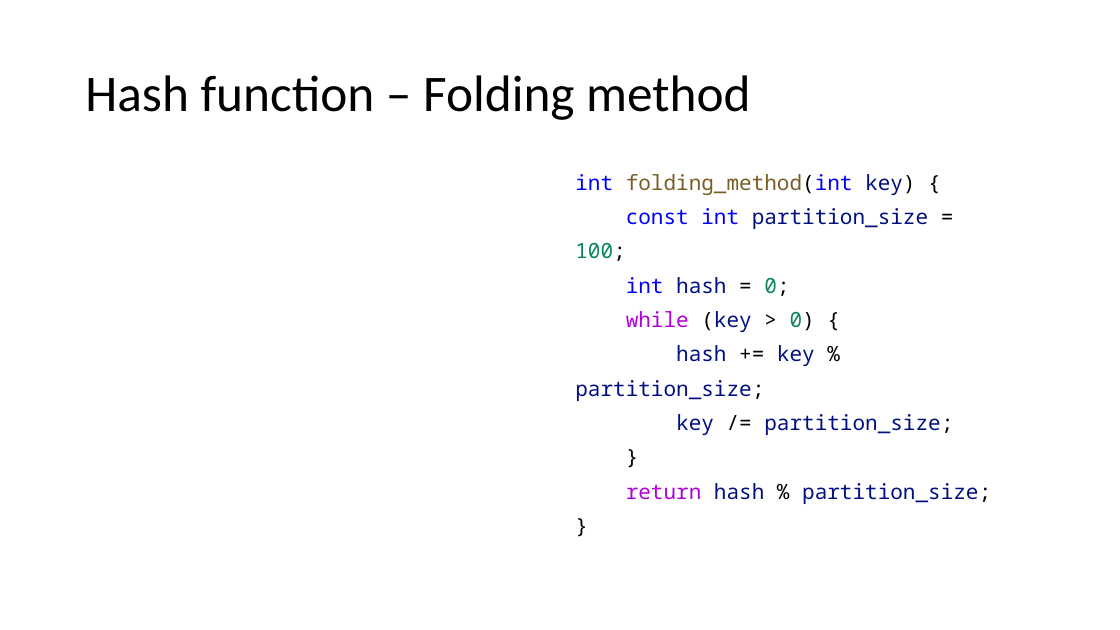
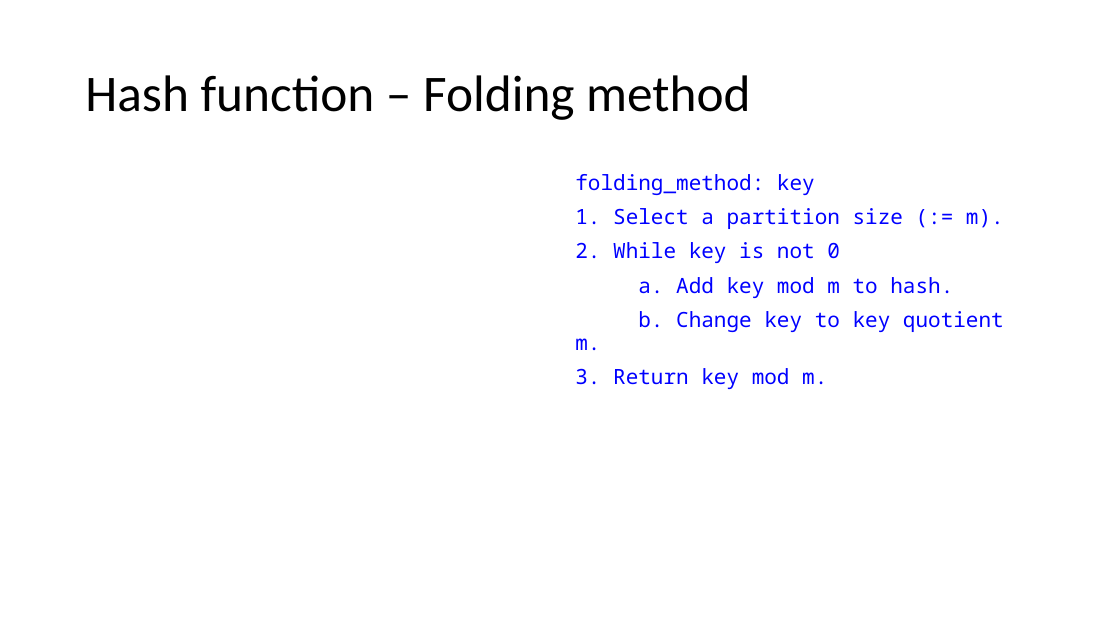
Before and after one commit to duskygloom/data_structures, a slide deck: slide 7 of hash_table_presentation/hashing.pptx. Drawn at 1120x630 pixels with LibreOffice and Linux fonts; fonts in the diff are those of the drawing; grey boxes stand for pictures. Boxes give left, top, right and bottom in pixels: in the first picture for what was removed or moved away, otherwise in the second. Text is boxed around its words. In the diff, an @@ line names an element or a change of style, - is before the commit and + after.

```diff
--- a/hash_table_presentation/hashing.pptx
+++ b/hash_table_presentation/hashing.pptx
@@ text at box(575, 174, 1004, 389): text changed; text colour #001080 to #0000FF @@
-int folding_method(int key) {
-const int partition_size =
-100;
-int hash = 0;
-while (key > 0) {
-hash += key %
-partition_size;
-key /= partition_size;
-}
-return hash % partition_size;
-}
+folding_method: key
+1. Select a partition size (:= m).
+2. While key is not 0
+a. Add key mod m to hash.
+b. Change key to key quotient m.
+3. Return key mod m.
```
Also in this commit, not shown: 4 other slides changed, 5 other files.
